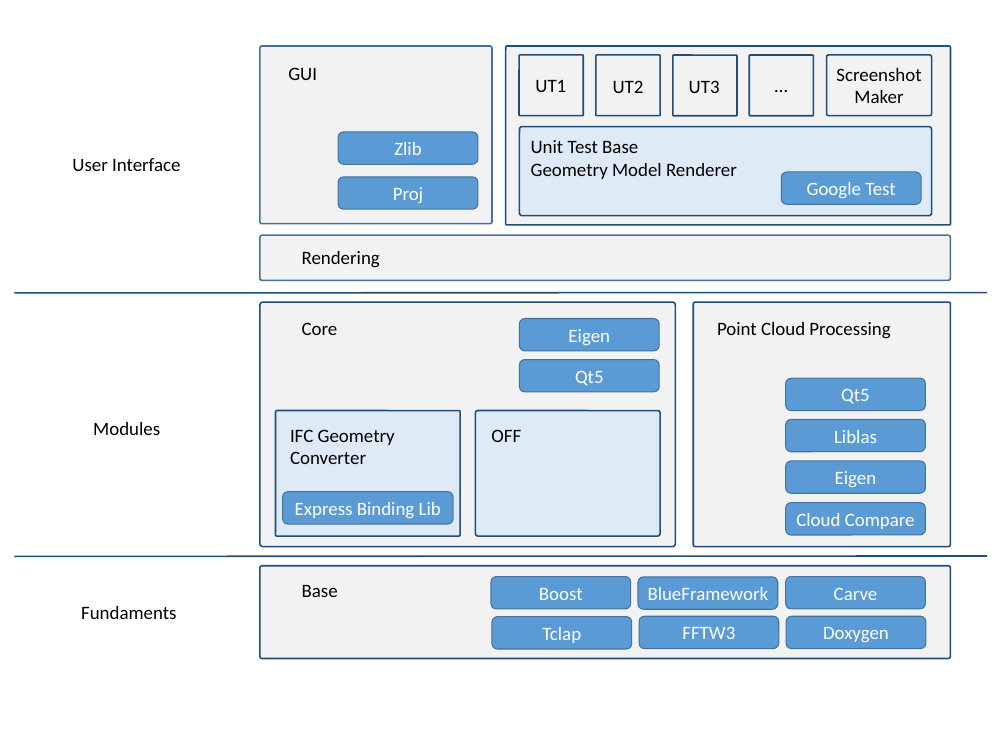
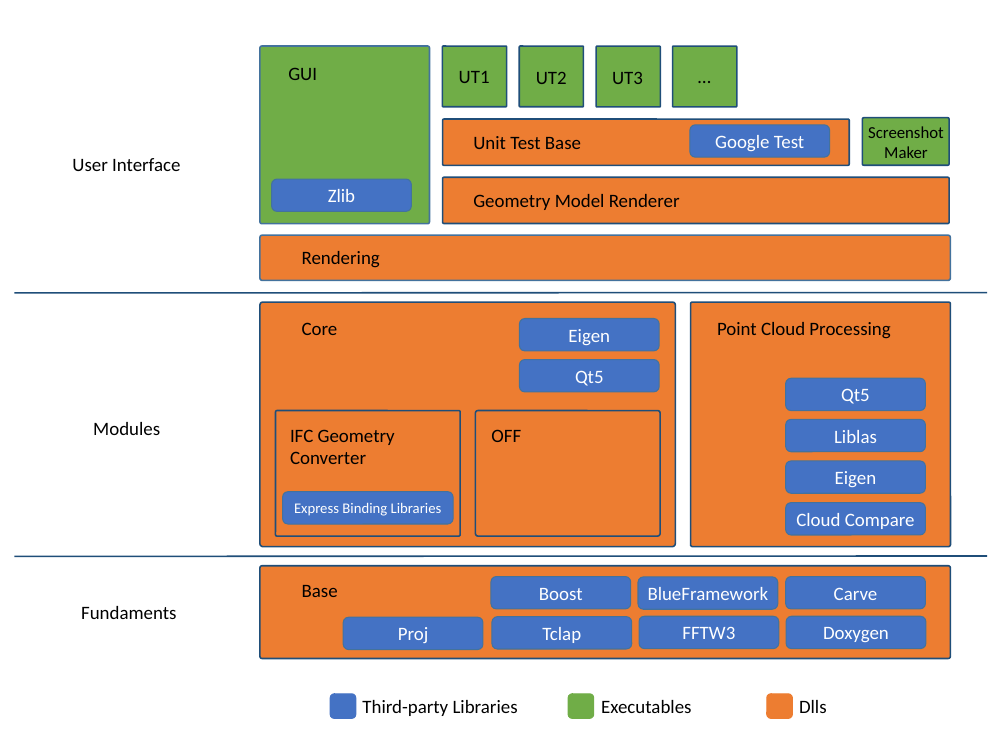
Before and after one commit to tumcms/Open-Infra-Platform, a slide deck: slide 1 of Documentation/software_architecture.pptx. Drawn at 1008x746 pixels with LibreOffice and Linux fonts; fonts in the diff are those of the drawing. Boxes give left, top, right and bottom in pixels: in the first picture for what was removed or moved away, otherwise in the second. Text is boxed around its words. In the diff, an @@ line names an element or a change of style, - is before the commit and + after.

```diff
--- a/Documentation/software_architecture.pptx
+++ b/Documentation/software_architecture.pptx
@@ rounded rectangle: place and size @@
-rounded rectangle at bbox=[260, 46, 492, 224]
+rounded rectangle at bbox=[260, 46, 430, 224]
@@ rounded rectangle at bbox=[260, 46, 430, 224]: fill #F2F2F2 to #70AD47 @@
@@ rounded rectangle: place and size @@
-rounded rectangle at bbox=[520, 55, 584, 116]
+rounded rectangle at bbox=[442, 46, 507, 107]
@@ 3 texts, 3 rounded rectangles: place and size @@
-3 texts, 3 rounded rectangles at bbox=[535, 55, 814, 116]
+3 texts, 3 rounded rectangles at bbox=[459, 46, 737, 107]
@@ text "…": place and size @@
-text "…" at bbox=[768, 70, 796, 101]
+text "…" at bbox=[690, 61, 719, 91]
@@ rounded rectangle: place and size @@
-rounded rectangle at bbox=[506, 46, 951, 225]
+rounded rectangle at bbox=[442, 119, 849, 165]
@@ rounded rectangle at bbox=[442, 119, 849, 165]: fill #F2F2F2 to #ED7D31; proportions changed @@
@@ text "Screenshot": place and size @@
-text "Screenshot" at bbox=[836, 68, 921, 103]
+text "Screenshot" at bbox=[868, 126, 944, 158]
@@ text "Screenshot" at bbox=[868, 126, 944, 158]: size 18 to 16 pt @@
@@ fill none to #70AD47 in 5 elements at bbox=[520, 46, 584, 107], bbox=[597, 46, 661, 107], bbox=[673, 46, 737, 107], bbox=[442, 46, 507, 107], bbox=[863, 118, 950, 166] @@
@@ rounded rectangle: place and size @@
-rounded rectangle at bbox=[827, 55, 932, 116]
+rounded rectangle at bbox=[863, 118, 950, 166]
@@ text "Unit Test Base": place and size @@
-text "Unit Test Base" at bbox=[531, 140, 737, 179]
+text "Unit Test Base" at bbox=[473, 136, 581, 149]
@@ rounded rectangle "Google Test": place and size @@
-rounded rectangle "Google Test" at bbox=[782, 172, 922, 204]
+rounded rectangle "Google Test" at bbox=[690, 125, 830, 157]
@@ rounded rectangle "Zlib": place and size @@
-rounded rectangle "Zlib" at bbox=[338, 132, 478, 164]
+rounded rectangle "Zlib" at bbox=[271, 179, 411, 212]
@@ fill #DEEBF7 to #ED7D31 in 3 elements at bbox=[275, 411, 460, 536], bbox=[476, 411, 660, 536], bbox=[442, 177, 949, 223] @@
@@ rounded rectangle: place and size @@
-rounded rectangle at bbox=[520, 126, 932, 216]
+rounded rectangle at bbox=[442, 177, 949, 223]
@@ text at bbox=[531, 163, 737, 179]: paragraph removed @@
-Geometry Model Renderer
@@ text added at bbox=[473, 194, 680, 210], 18 pt, text #000000 @@
+Geometry Model Renderer
@@ fill #F2F2F2 to #ED7D31 in 4 elements at bbox=[260, 566, 951, 659], bbox=[260, 302, 675, 546], bbox=[260, 235, 951, 281], bbox=[690, 302, 951, 546] @@
@@ text in rounded rectangle at bbox=[294, 502, 442, 516]: text changed; size 18 to 14 pt @@
-Express Binding Lib
+Express Binding Libraries
@@ fill #5B9BD5 to #4472C4 in 16 elements at bbox=[639, 616, 779, 649], bbox=[786, 616, 926, 649], bbox=[786, 503, 926, 535], bbox=[786, 461, 926, 493], bbox=[786, 419, 926, 451], bbox=[786, 378, 926, 411], bbox=[520, 318, 659, 351], bbox=[520, 359, 659, 392], bbox=[491, 576, 631, 609], bbox=[638, 577, 778, 609], bbox=[492, 616, 632, 649], bbox=[786, 576, 926, 609], bbox=[271, 179, 411, 212], bbox=[690, 125, 830, 157], bbox=[283, 492, 454, 524], bbox=[343, 617, 483, 650] @@
@@ rounded rectangle "Proj": place and size @@
-rounded rectangle "Proj" at bbox=[338, 177, 478, 209]
+rounded rectangle "Proj" at bbox=[343, 617, 483, 650]
@@ rounded rectangle added at bbox=[330, 693, 356, 718], fill #4472C4, outline #4472C4 1 pt @@
@@ text added at bbox=[362, 700, 518, 716], 18 pt, text #000000 @@
+Third-party Libraries
@@ rounded rectangle added at bbox=[569, 693, 594, 718], fill #70AD47, outline #70AD47 1 pt @@
@@ text added at bbox=[601, 700, 691, 713], 18 pt, text #000000 @@
+Executables
@@ rounded rectangle added at bbox=[767, 693, 792, 718], fill #ED7D31, outline #ED7D31 1 pt @@
@@ text added at bbox=[799, 700, 827, 713], 18 pt, text #000000 @@
+Dlls
```
Also in this commit, not shown: 1 other slide changed, 1 slide added, 2 other files.
